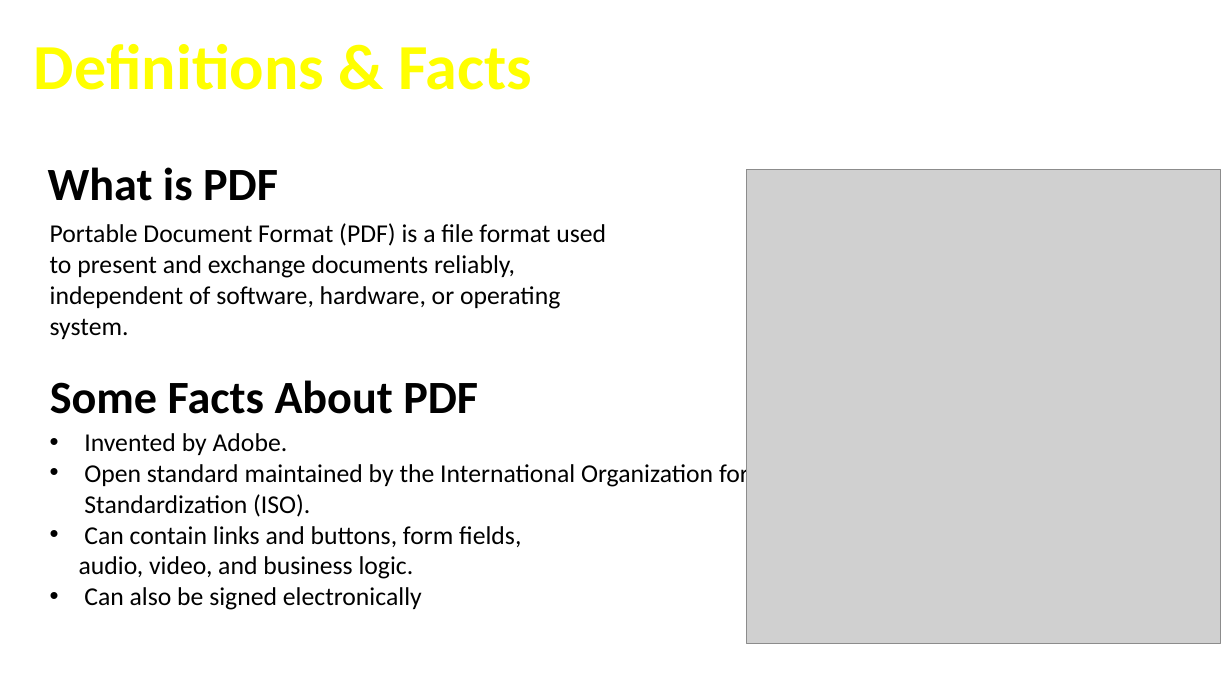
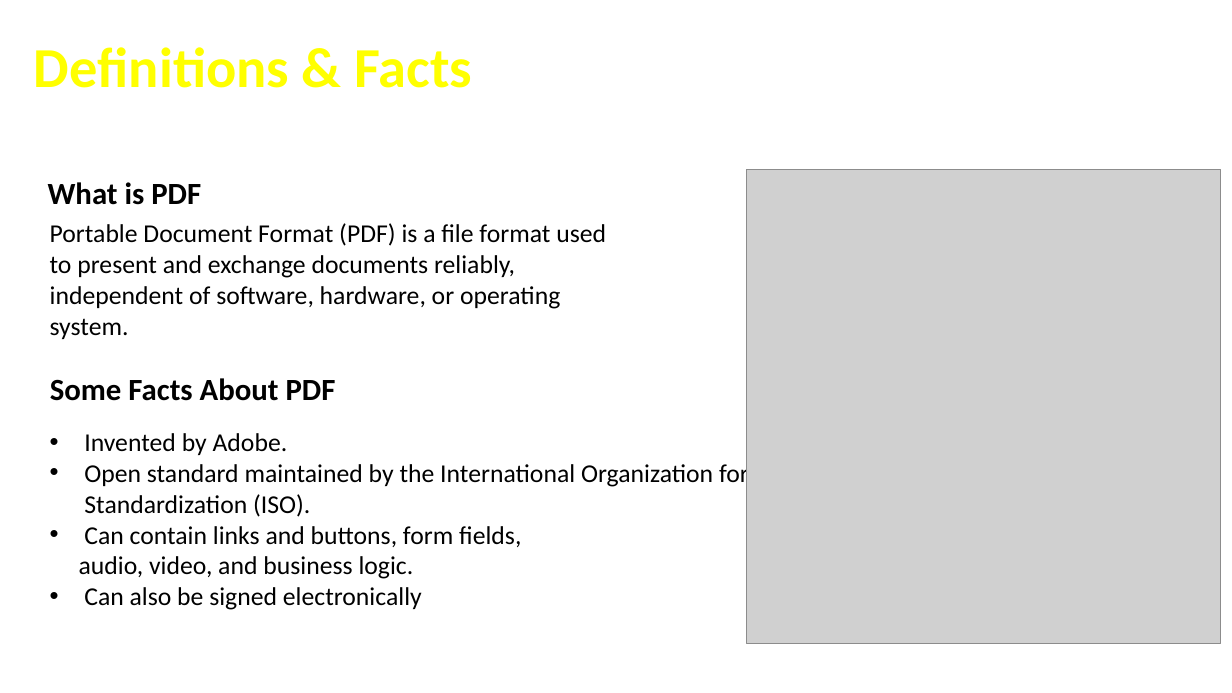
Before and after one commit to cfclick/CFSummit2016, a slide deck: slide 3 of powerpoint/SmartPDF/Don't Just PDF.pptx. Drawn at 1232x693 pixels with LibreOffice and Linux fonts; fonts in the diff are those of the drawing; grey boxes stand for pictures; background and template pictures are left out. Boxes give left, top, right and bottom in pixels: in the first picture for what was removed or moved away, otherwise in the second. Text is boxed around its words. In the diff, an @@ line names an element or a change of style, - is before the commit and + after.

Commit message:
format, font fix

```diff
--- a/powerpoint/SmartPDF/Don't Just PDF.pptx
+++ b/powerpoint/SmartPDF/Don't Just PDF.pptx
@@ text "Definitions & Facts" at bbox=[34, 47, 472, 88]: size 50 to 44 pt @@
@@ text "What is PDF" at bbox=[48, 182, 201, 205]: size 36 to 24 pt @@
@@ text "Some Facts About PDF" at bbox=[50, 378, 336, 401]: size 36 to 24 pt @@
```
Also in this commit, not shown: 15 other slides changed.
